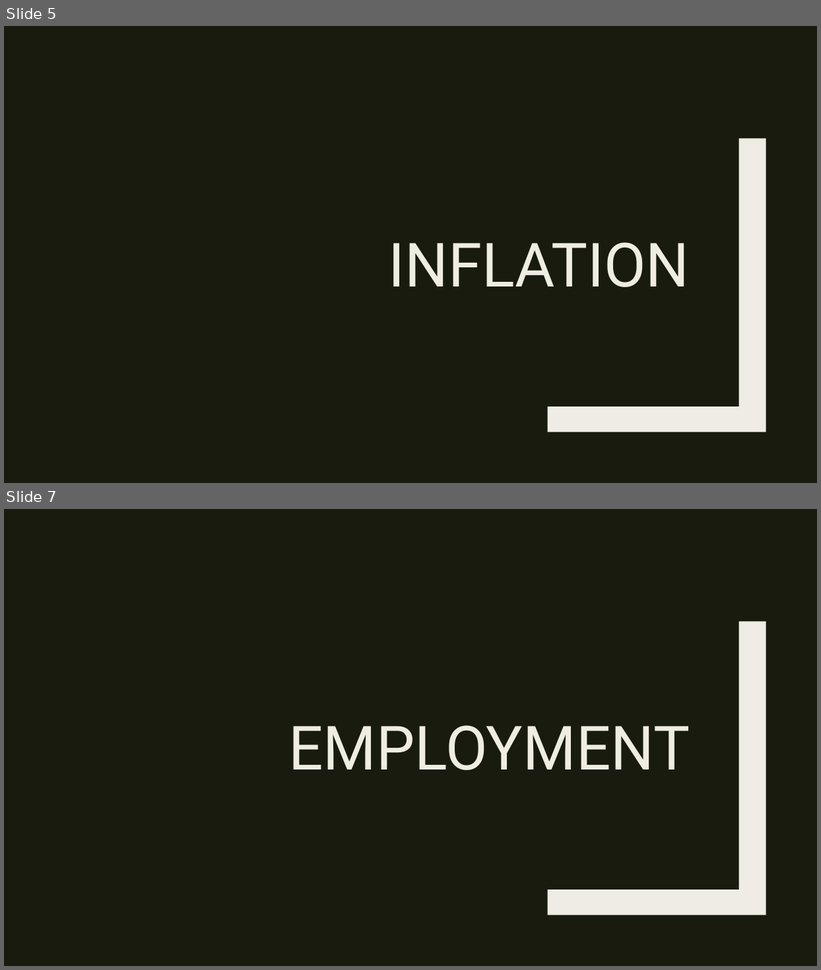
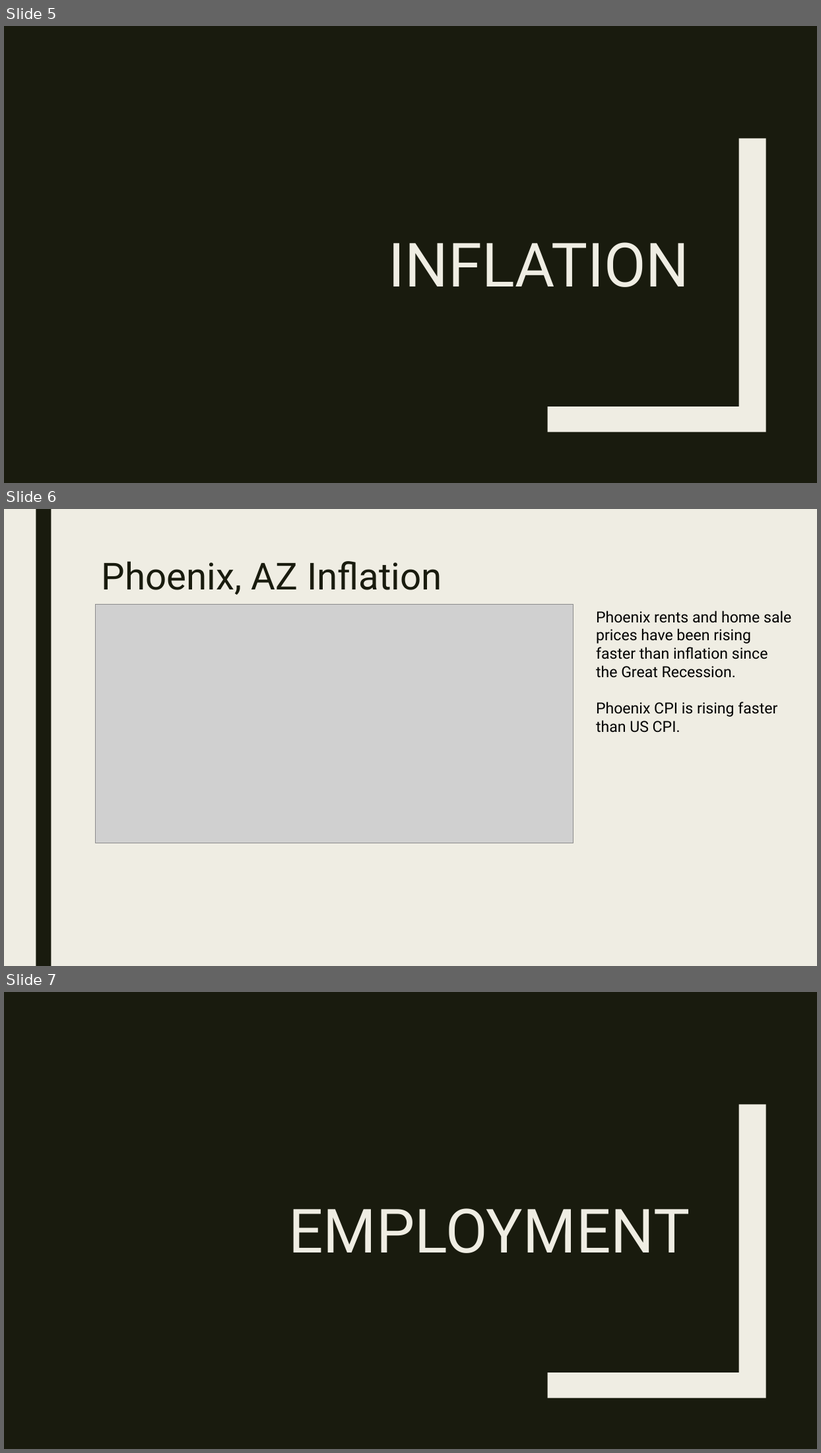
Before and after one commit to janinewhite/Proletariats, a slide deck: Presentation/Analysis of Phoenix AZ Real Estate Trends.pptx. Shown one above the other, each under a label of ours: slides 5 and 7 before the commit, slides 5, 6 and 7 after it; the slides between them are not shown. The pictures are 821x970 and 821x1453 pixels, drawn with LibreOffice and Linux fonts; fonts in the diff are those of the drawing; grey boxes stand for pictures. Boxes give left, top, right and bottom in pixels: in the first picture for what was removed or moved away, otherwise in the second. Text is boxed around its words. In the diff, an @@ line names an element or a change of style, - is before the commit and + after.

```diff
--- a/Presentation/Analysis of Phoenix AZ Real Estate Trends.pptx
+++ b/Presentation/Analysis of Phoenix AZ Real Estate Trends.pptx
@@ slide 6 added at (x1=4, y1=509, x2=817, y2=966), background #EFEDE3 @@
@@ rectangle added at (x1=36, y1=509, x2=51, y2=966), fill #191B0E @@
@@ title added at (x1=102, y1=561, x2=442, y2=595), 44 pt, text #191B0E @@
+Phoenix, AZ Inflation
@@ picture added at (x1=96, y1=604, x2=573, y2=843) @@
@@ text added at (x1=596, y1=611, x2=791, y2=733), 18 pt, text #000000 @@
+Phoenix rents and home sale
+prices have been rising faster than inflation since the Great Recession.
+Phoenix CPI is rising faster than US CPI.
```
Also in this commit, not shown: 1 slide changed, 1 slide removed.
